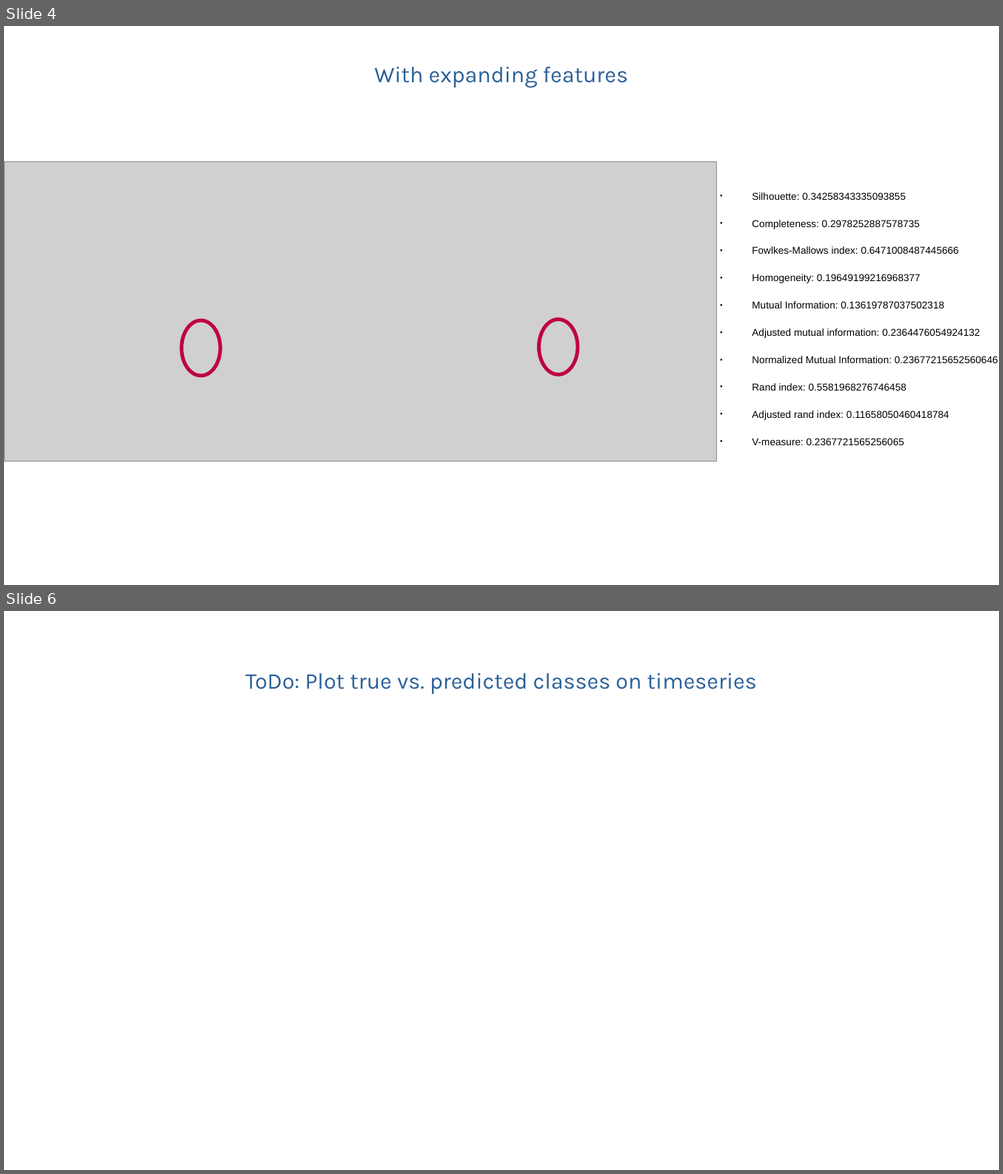
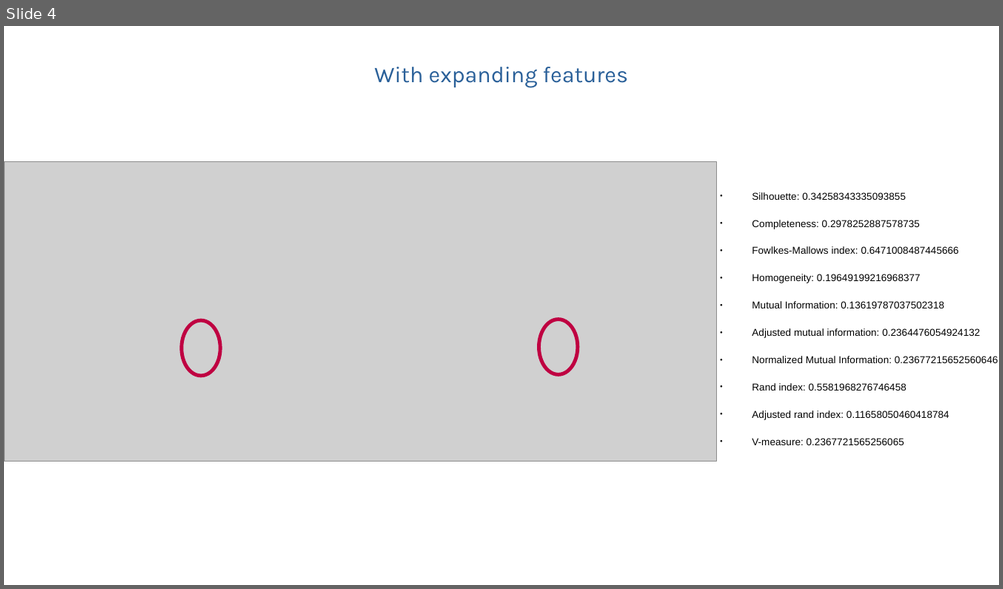
Before and after one commit to kir0ul/BayesClustering, a slide deck: docs/features_comparison.odp. Shown one above the other, each under a label of ours: slides 4 and 6 before the commit, slide 4 after it; the slides between them are not shown. The pictures are 1003x1174 and 1003x589 pixels, drawn with LibreOffice and Linux fonts; fonts in the diff are those of the drawing; grey boxes stand for pictures. Boxes give left, top, right and bottom in pixels: in the first picture for what was removed or moved away, otherwise in the second. Text is boxed around its words. In the diff, an @@ line names an element or a change of style, - is before the commit and + after.

Commit message:
feat: plot back segmentation results on timeseries

```diff
--- a/docs/features_comparison.odp
+++ b/docs/features_comparison.odp
@@ slide 6 removed at [4, 611, 999, 1170], background #FFFFFF @@
@@ title removed at [245, 673, 757, 694] @@
-ToDo: Plot true vs. predicted classes on timeseries
```
Also in this commit, not shown: 1 slide changed, 1 other file.
